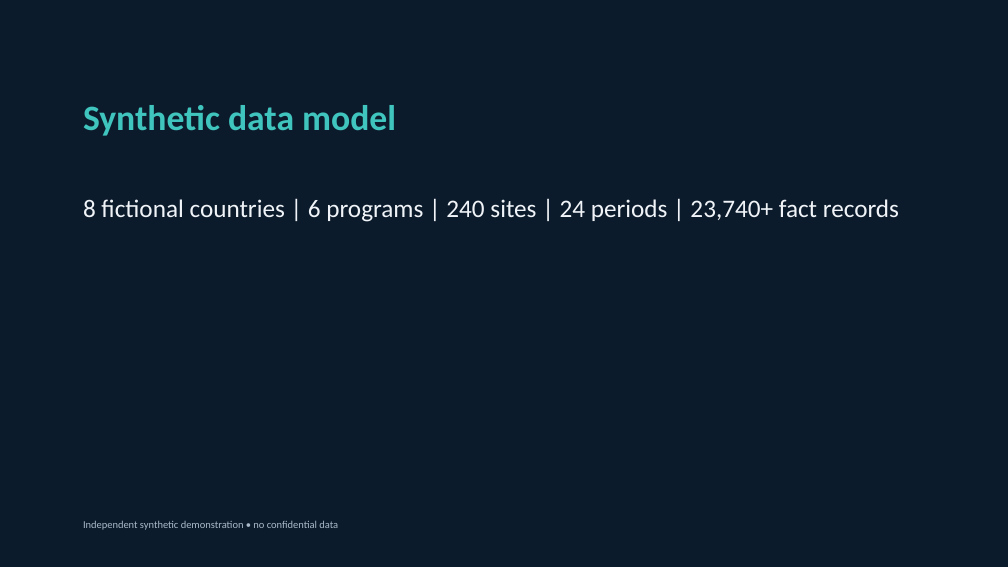
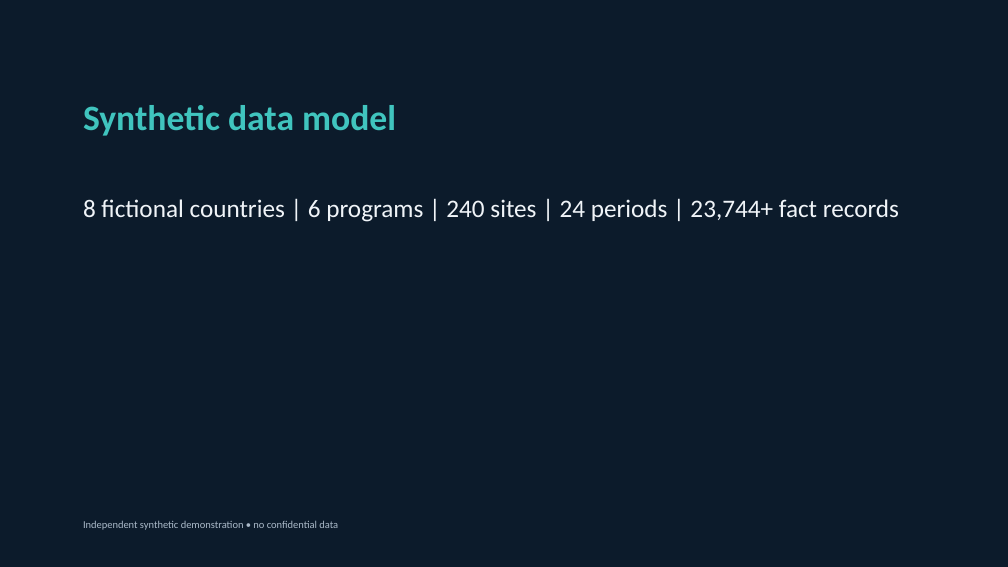
Before and after one commit to swap2you/nonprofit-impact-intelligence-lab, a slide deck: slide 2 of assets/Nonprofit_Impact_Intelligence_Lab.pptx. Drawn at 1008x567 pixels with LibreOffice and Linux fonts; fonts in the diff are those of the drawing. Boxes give left, top, right and bottom in pixels: in the first picture for what was removed or moved away, otherwise in the second. Text is boxed around its words. In the diff, an @@ line names an element or a change of style, - is before the commit and + after.

Commit message:
docs: refresh presentation counts

```diff
--- a/assets/Nonprofit_Impact_Intelligence_Lab.pptx
+++ b/assets/Nonprofit_Impact_Intelligence_Lab.pptx
@@ text at <box>83,199,899,222</box>: text changed @@
-8 fictional countries | 6 programs | 240 sites | 24 periods | 23,740+ fact records
+8 fictional countries | 6 programs | 240 sites | 24 periods | 23,744+ fact records
```
